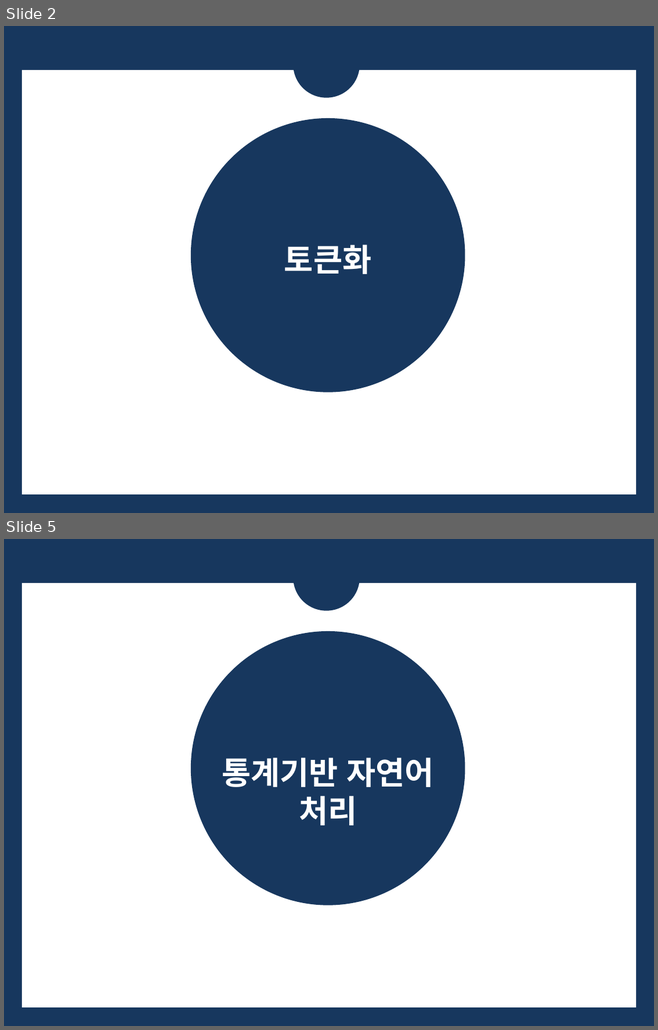
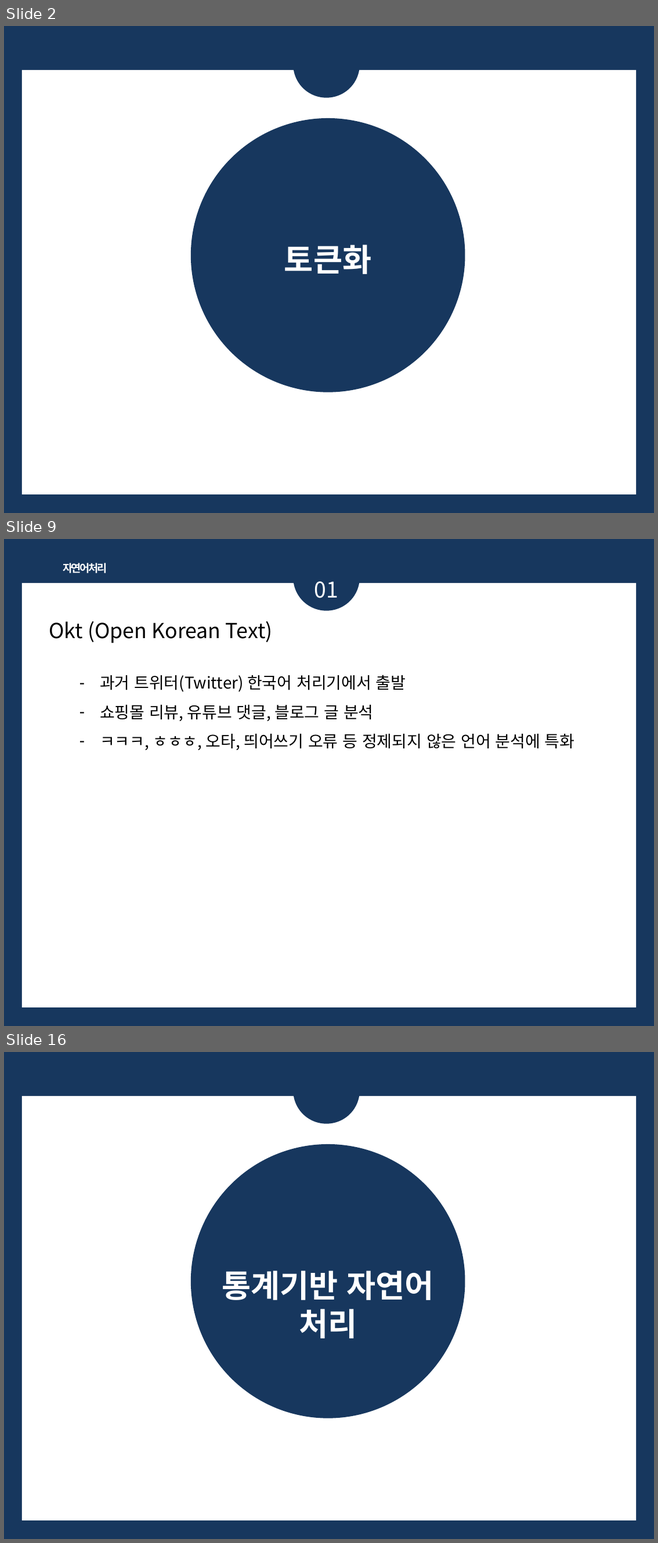
Before and after one commit to bsmoon-86/multicam_2025, a slide deck: PPT/자연어처리_정리.pptx. Shown one above the other, each under a label of ours: slides 2 and 5 before the commit, slides 2, 9 and 16 after it; the slides between them are not shown. The pictures are 658x1030 and 658x1543 pixels, drawn with LibreOffice and Linux fonts; fonts in the diff are those of the drawing. Boxes give left, top, right and bottom in pixels: in the first picture for what was removed or moved away, otherwise in the second. Text is boxed around its words. In the diff, an @@ line names an element or a change of style, - is before the commit and + after.

```diff
--- a/PPT/자연어처리_정리.pptx
+++ b/PPT/자연어처리_정리.pptx
@@ slide 9 added at bbox=[4, 539, 654, 1026], background #17375E; not listed: 1 template element that a slide beside it also shows @@
@@ ellipse added at bbox=[293, 544, 360, 610], fill #17375E @@
@@ text added at bbox=[63, 563, 107, 573], 12 pt, text #FFFFFF, bold @@
+자연어처리
@@ text added at bbox=[314, 581, 338, 598], 24 pt, text #FFFFFF @@
+01
@@ text added at bbox=[49, 621, 273, 643], 23 pt, text #000000 @@
+Okt (Open Korean Text)
@@ text added at bbox=[100, 675, 575, 750], 18 pt, text #000000 @@
+– 과거 트위터(Twitter) 한국어 처리기에서 출발
+– 쇼핑몰 리뷰, 유튜브 댓글, 블로그 글 분석
+– ㅋㅋㅋ, ㅎㅎㅎ, 오타, 띄어쓰기 오류 등 정제되지 않은 언어 분석에 특화
@@ what was slide 5 is now slide 16 @@
```
Also in this commit, not shown: 2 slides changed, 10 other slides added, 1 other file.
